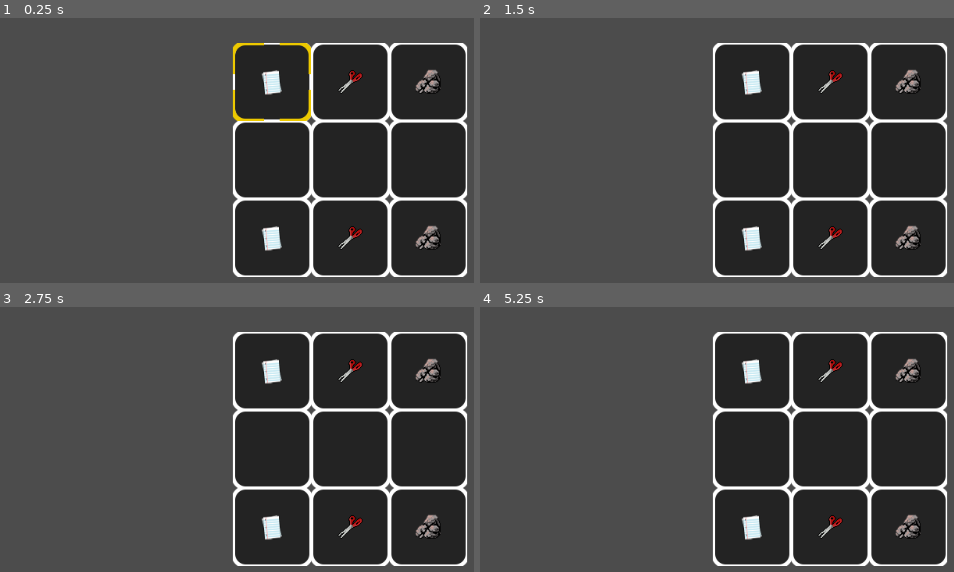
Above: before the commit, frames 1-4 (two rows, left to right).
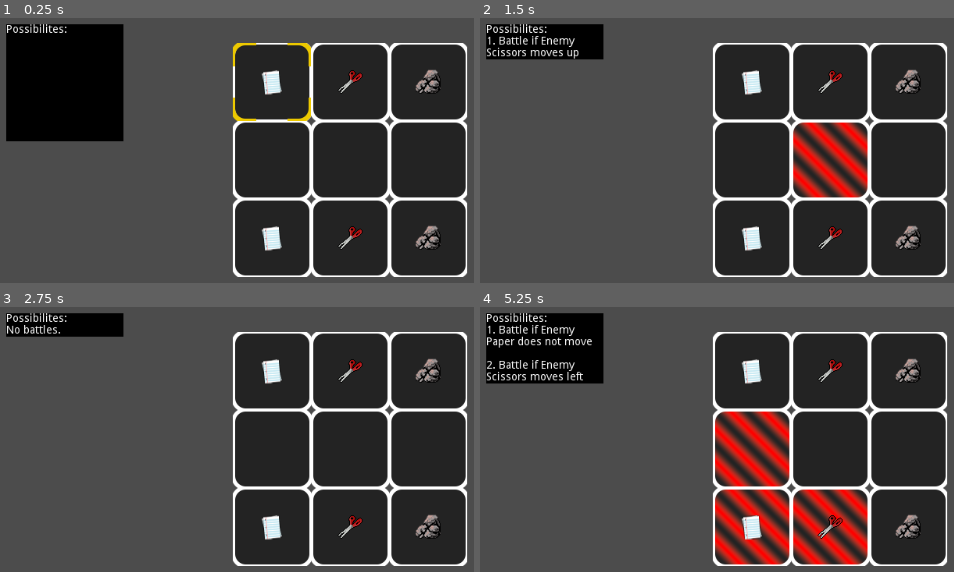
Above: after the commit, the same moments.

Repository: AttacktoWin/cmput-399
Game: Godot game, scene res://Scenes/State.tscn
The game is run twice, just before and just after one commit, with the same random seed, the same clock (stepped at 60 frames per second) and the same inputs.
Inputs (mouse positions are in pixels of both pictures, inside the frame that each line leads up to):
- Up to frame 1 (0.25 s): no input
- Up to frame 2 (1.5 s): move the mouse to (750, 81) at 0.52 s; hold D (right) 0.53-1.28 s; hold Space (accept) 0.53-1.28 s; tap Enter at 1.25 s; move the mouse to (830, 81) at 1.27 s; hold S (down) from 1.28 s (still down); tap Space (accept) at 1.35 s
- Up to frame 3 (2.75 s): tap Space (accept) at 2 s; move the mouse to (426, 370) at 2.02 s; release S (down) at 2.03 s; hold D (right) from 2.03 s (still down); hold Space (accept) from 2.03 s (still down)
- Up to frame 4 (5.25 s): move the mouse to (750, 447) at 2.77 s; release D (right) at 2.78 s; release Space (accept) at 2.78 s; hold W (up) 2.78-3.53 s; tap Space (accept) at 2.85, 3.5, 4.35, 5 s; move the mouse to (830, 447) at 3.52 s; hold Space (accept) 3.53-4.28 s; hold A (left) 3.53-5.03 s; move the mouse to (906, 447) at 4.27 s; move the mouse to (750, 526) at 5.02 s; hold S (down) from 5.03 s (still down); hold Space (accept) from 5.03 s (still down)

The runs differ from the first frame. In frame 1, 11% of the frame differs, in the area x 1-66%, y 2-47%; in frame 2, 6.7%; in frame 3, 2.2%; in frame 4, 16%, in the area x 1-82%, y 2-98%.

Commit message:
Possibilities panel and threatened spaces

Diff:
--- /dev/null
+++ b/Scenes/Classes/PossibilitiesPanel.tscn
@@ -0,0 +1,15 @@
+[gd_scene load_steps=2 format=2]
+
+[ext_resource path="res://Scripts/PossibilitiesPanel.gd" type="Script" id=1]
+
+[node name="Panel" type="ColorRect"]
+margin_right = 150.0
+margin_bottom = 30.0
+color = Color( 0, 0, 0, 1 )
+script = ExtResource( 1 )
+
+[node name="Text" type="RichTextLabel" parent="."]
+margin_right = 150.0
+margin_bottom = 15.0
+text = "Possibilites:"
+fit_content_height = true
--- a/Scenes/Classes/Selector.tscn
+++ b/Scenes/Classes/Selector.tscn
@@ -19,5 +19,4 @@
 
 [node name="AnimatedSprite" type="AnimatedSprite" parent="."]
 frames = SubResource( 1 )
-frame = 1
 playing = true
--- a/Scenes/State.tscn
+++ b/Scenes/State.tscn
@@ -1,15 +1,22 @@
-[gd_scene load_steps=5 format=2]
+[gd_scene load_steps=6 format=2]
 
 [ext_resource path="res://Scripts/State.gd" type="Script" id=1]
 [ext_resource path="res://Scenes/Classes/Selector.tscn" type="PackedScene" id=2]
 [ext_resource path="res://Scenes/Classes/Cell.tscn" type="PackedScene" id=3]
 [ext_resource path="res://Scripts/Client.gd" type="Script" id=4]
+[ext_resource path="res://Scenes/Classes/PossibilitiesPanel.tscn" type="PackedScene" id=5]
 
 [node name="State" type="Node"]
 script = ExtResource( 1 )
 
 [node name="Client" type="Node" parent="."]
 script = ExtResource( 4 )
+
+[node name="Panel" parent="." instance=ExtResource( 5 )]
+margin_left = -340.0
+margin_top = -74.0
+margin_right = -190.0
+margin_bottom = 76.0
 
 [node name="Cell" parent="." instance=ExtResource( 3 )]
 
--- a/Scripts/Cell.gd
+++ b/Scripts/Cell.gd
@@ -6,7 +6,7 @@
 enum state { default, threatened, movement }
 export (state) var current_state = state.default setget _state_changed
 
-enum directions { up = 0, right = 1, down = 2, left = 3 }
+enum directions { down = 0, left = 1, up = 2, right = 3 }
 
 export var x: int
 export var y: int
@@ -17,9 +17,9 @@
 # Called when the node enters the scene tree for the first time.
 func _ready():
 	self.nbrs = [
+		[self.x, self.y - 1],
+		[self.x + 1, self.y],
 		[self.x, self.y + 1],
-		[self.x + 1, self.y],
-		[self.x, self.y - 1],
 		[self.x - 1, self.y]
 	]
 	self.position.x = self.x * 100
@@ -57,26 +57,45 @@
 		self.current_state = state.default
 
 func _on_cell_hovered(cell_x: int, cell_y: int):
-	if (cell_x != self.x && cell_y != self.y):
+	if (!(cell_x == self.x && cell_y == self.y) && !([cell_x, cell_y] in self.nbrs)):
+		if (self.current_state == state.threatened):
+			self.current_state = state.default
 		return
 	var enemies := []
 	var state_node := get_parent()
 	if is_instance_valid(state_node):
 		enemies = state_node.get_enemy_units()
-	var possibilities := []
-	for enemy in enemies:
-		if ([enemy.x, enemy.y] in self.nbrs):
-			self.current_state = state.threatened
-			possibilities.append("{i}. Battle if {name} moves {direction}".format({
-				"i": len(possibilities),
-				"name": enemy.unit_name,
-				"direction": str(directions.keys()[self.nbrs.find([enemy.x, enemy.y])])
-			}))
 
-	if (len(possibilities) == 0):
-		possibilities.append("No battles.")
-	if is_instance_valid(state_node):
-		state_node.possibilities = possibilities
+	if (cell_x == self.x && cell_y == self.y):
+		var possibilities := []
+		for enemy in enemies:
+			if (enemy.x == cell_x && enemy.y == cell_y):
+				self.current_state = state.threatened
+				possibilities.append("{i}. Battle if {name} does not move".format({
+					"i": len(possibilities) + 1,
+					"name": enemy.unit_name
+				}))
+				continue
+			if ([enemy.x, enemy.y] in self.nbrs):
+				self.current_state = state.threatened
+				possibilities.append("{i}. Battle if {name} moves {direction}".format({
+					"i": len(possibilities) + 1,
+					"name": enemy.unit_name,
+					"direction": str(directions.keys()[self.nbrs.find([enemy.x, enemy.y])])
+				}))
+
+		if (len(possibilities) == 0):
+			possibilities.append("No battles.")
+		if is_instance_valid(state_node):
+			state_node.possibilities = possibilities
+	else:
+		for enemy in enemies:
+			if (enemy.x == cell_x && enemy.y == cell_y):
+				# enemy is neighbour
+				self.current_state = state.threatened
+				return
+
+		self.current_state = state.default
 
 
 func _on_mouse_entered():
--- /dev/null
+++ b/Scripts/PossibilitiesPanel.gd
@@ -0,0 +1,20 @@
+extends ColorRect
+
+
+# Declare member variables here. Examples:
+# var a = 2
+# var b = "text"
+
+onready var text = $Text
+
+# Called when the node enters the scene tree for the first time.
+func _ready():
+	text.connect("resized", self, "_on_Text_resized")
+
+
+func _on_possibilities_changed(possibilities: Array):
+	text.text = "Possibilites:\n" + "\n\n".join(possibilities)
+
+
+func _on_Text_resized():
+	self.rect_size.y = text.rect_size.y
--- a/Scripts/Selector.gd
+++ b/Scripts/Selector.gd
@@ -1,5 +1,6 @@
 extends Node2D
 
+signal cell_hovered(cell_x, cell_yy)
 
 var coordinate_vector: Vector2 setget _coordinate_vector_changed
 onready var tween = $Tween
@@ -11,6 +12,8 @@
 		tween.start()
 	else:
 		self.position = coordinate_vector * 100
+
+	emit_signal("cell_hovered", new_vector.x, new_vector.y)
 
 func _input(event):
 	if (event.is_action_pressed("up")):
--- a/Scripts/State.gd
+++ b/Scripts/State.gd
@@ -21,6 +21,7 @@
 export(phase_enum) var current_phase = phase_enum.select_unit
 
 onready var selector = $Selector
+onready var panel = $Panel
 
 
 # Called when the node enters the scene tree for the first time.
@@ -31,7 +32,9 @@
 	for child in self.get_children():
 		if child is Cell:
 			child.connect("cell_hovered", self, "_on_cell_hovered")
+			selector.connect("cell_hovered", child, "_on_cell_hovered")
 	self._client.connect("packet_data", self, "_update_state_from_packet")
+	connect("possibilities_changed", self.panel, "_on_possibilities_changed")
 
 func _input(event):
 	if (event.is_action_pressed("accept")):
@@ -59,6 +62,7 @@
 						direction = "a"
 					_:
 						return
+				print(direction)
 				self._client._send_packet(self.units_node.get_children(), self.player_points, self.enemy_points, self.units_node.get_children().find(selected_unit), direction)
 				self.current_phase = phase_enum.movement
 				self.selector.visible = false
@@ -92,7 +96,7 @@
 	var units = self.units_node.get_children()
 	var chosen_index := -1
 	for i in range(len(units)):
-		if units[i].name == chosen_unit:
+		if units[i].unit_name == chosen_unit:
 			chosen_index = i
 			break
 	self._client._send_packet(units, self.player_points, self.enemy_points, chosen_index, direction)
@@ -130,6 +134,17 @@
 	units[player_index].hp = int(player_unit[1])
 	units[player_index].coordinate_vector.x = int(player_unit[2])
 	units[player_index].coordinate_vector.y = int(player_unit[3])
+
+	if (player_index > enemy_index):
+		if (units[player_index].hp <= 0):
+			units[player_index].queue_free()
+		if (units[enemy_index].hp <= 0):
+			units[enemy_index].queue_free()
+	else:
+		if (units[enemy_index].hp <= 0):
+			units[enemy_index].queue_free()
+		if (units[player_index].hp <= 0):
+			units[player_index].queue_free()
 	self.current_phase = phase_enum.select_unit
 	self.selector.visible = true
 
